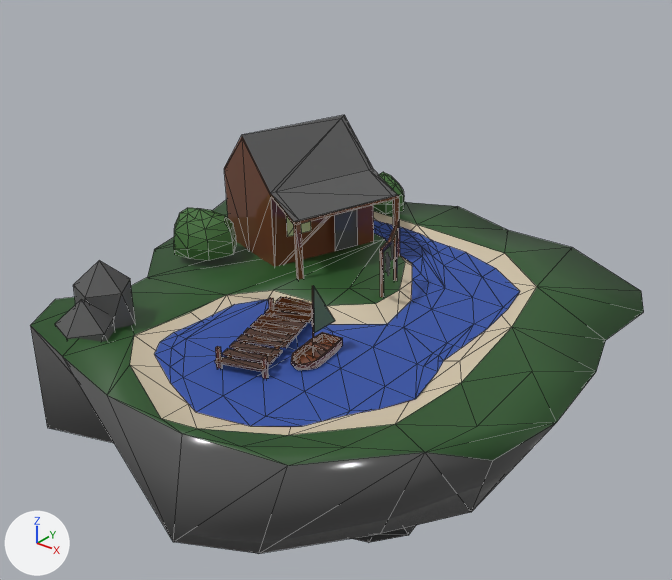
An edit to the OBJ model assets/islands/island_lake.obj, drawn before and after from the same camera.
Both versions are drawn from a 50 mm camera at (48.5, -58.4, 36.7) aimed at (0.7, 1.3, -0.4). Every picture has the same lights, and +X, +Y and +Z are marked at lower left. Mesh edges are drawn as thin lines. Where no turn or scale is listed for an object, it has been applied to the vertices. Vertices at the same position are counted once.

In view in the first picture: 'Mesh2_Model.001_Mesh2_Model.005'.
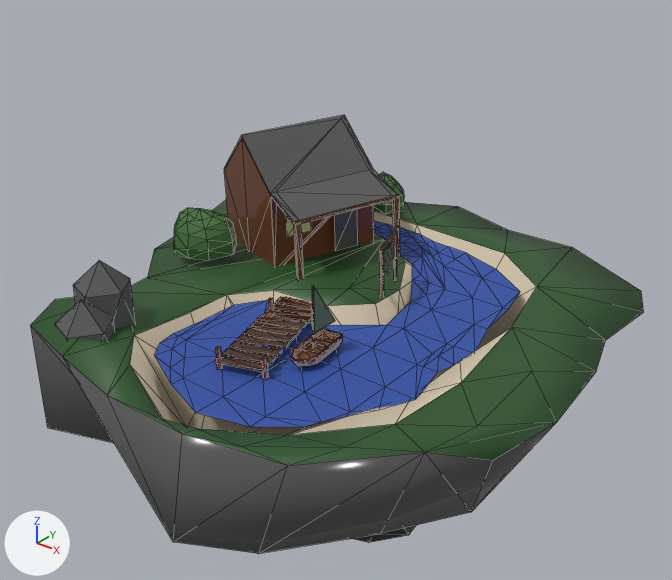
The change, as a list of edits to the scene's bpy script:
```text
Change me_mesh2_model_001_mesh2_model_005:
    where me_mesh2_model_001_mesh2_model_005.from_pydata(...)  # 698 vertices, 1147 faces, 3 loose edges; spans x -23.7..26.4, y -25.1..25.8, z -28.5..22.8
    used by ob_mesh2_model_001_mesh2_model_005
    before: 78 (8.5, 4.4, -1.4), 79 (9.0, -1.1, -1.4), 83 (-3.1, -3.8, -0.5) at pixel (267, 299), 85 (-4.2, -10.2, -0.8), 87 (-1.4, -15.9, -1.4)
    before: 88 (3.9, -20.0, -0.6) at pixel (188, 403), 89 (13.6, -3.5, -0.9), 91 (15.4, 2.8, -0.4) at pixel (484, 332), 92 (12.5, 9.4, -1.4), 98 (-2.6, 16.5, -1.3)
    before: 99 (7.2, 13.0, -1.4), 100 (11.0, 1.8, -1.4), 101 (3.7, -5.1, -1.4), 295 (10.5, -15.9, -1.1)
    me_mesh2_model_001_mesh2_model_005 part 1: the loose piece of 67 vertices spanning x 5.6..8.2, y -12.0..-6.3, z -0.8..0.3 is moved by (0.0, 0.0, 0.4)
    me_mesh2_model_001_mesh2_model_005 part 2
    add for i in [78, 79, 83, 85, 87, 88, 89, 91, 92, *range(98, 102), 295]: me_mesh2_model_001_mesh2_model_005.vertices[i].co += Vector((0.0, 0.0, -5.8))
    me_mesh2_model_001_mesh2_model_005.vertices[150].co: (15.3, -0.7, -0.4) -> (16.5, -0.7, -0.5)  # pixel (461, 348) -> not seen
    me_mesh2_model_001_mesh2_model_005.vertices[448].co: (15.3, -3.3, -0.4) -> (16.2, -3.3, -0.4)  # pixel (443, 360) -> pixel (453, 365)
```

Pixel boxes (x1, y1, x2, y2) of what changed, in the pictures (672 x 580 px; the box of a moved part takes in the faces that stretch with it):
part 1 of me_mesh2_model_001_mesh2_model_005, moved or reshaped: before (291, 332, 343, 370); after (291, 328, 343, 366)
part 2 of me_mesh2_model_001_mesh2_model_005, moved or reshaped: (130, 211, 537, 435) in both
